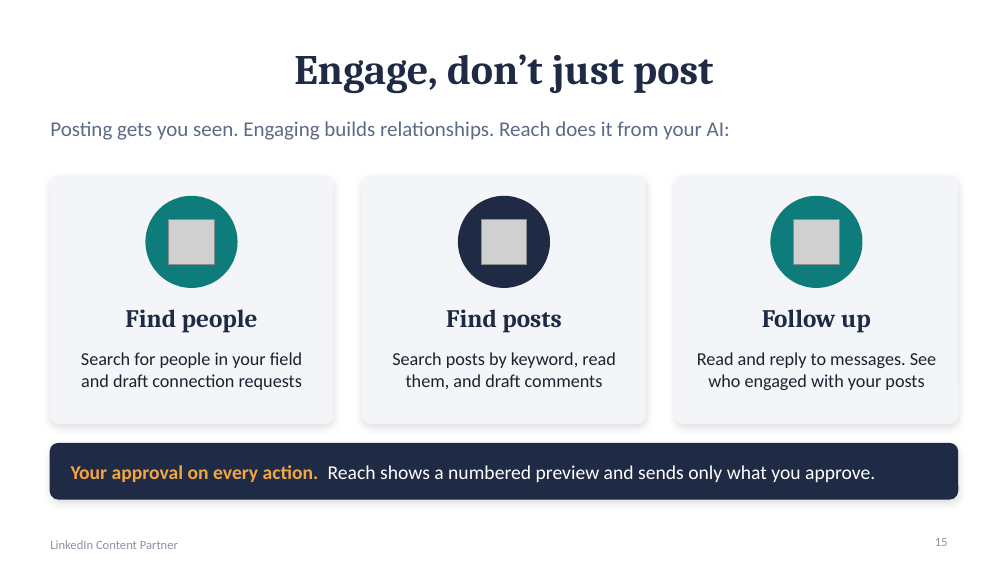
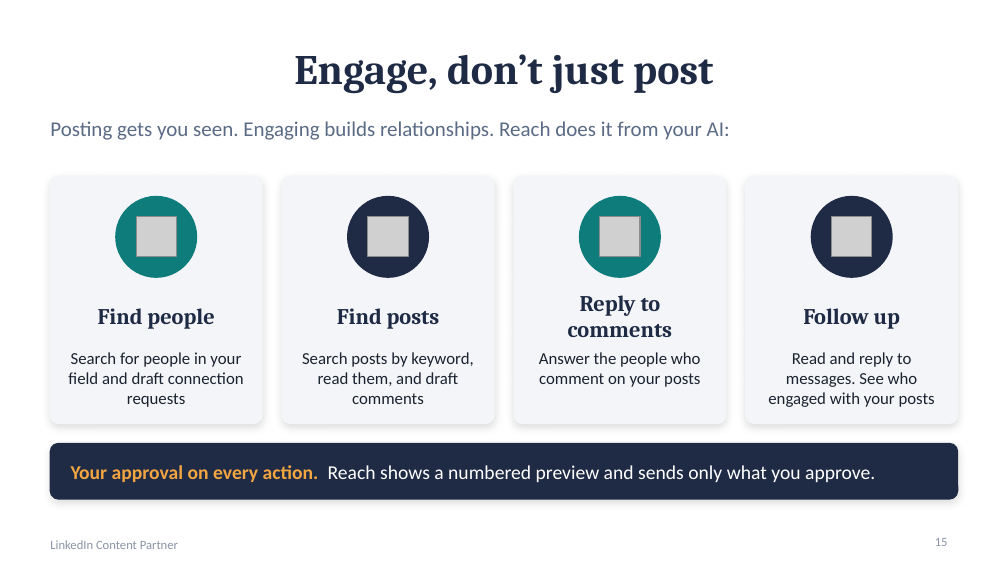
Before and after one commit to crystaljonespmp/LinkedIn-Content-Partner-Automation, a slide deck: slide 15 of PowerPoint/LinkedIn-Content-Partner-Automation-Slides.pptx. Drawn at 1008x567 pixels with LibreOffice and Linux fonts; fonts in the diff are those of the drawing; grey boxes stand for pictures. Boxes give left, top, right and bottom in pixels: in the first picture for what was removed or moved away, otherwise in the second. Text is boxed around its words. In the diff, an @@ line names an element or a change of style, - is before the commit and + after.

```diff
--- a/PowerPoint/LinkedIn-Content-Partner-Automation-Slides.pptx
+++ b/PowerPoint/LinkedIn-Content-Partner-Automation-Slides.pptx
@@ rounded rectangle: place and size @@
-rounded rectangle at [50, 176, 333, 423]
+rounded rectangle at [50, 176, 262, 423]
@@ proportions changed in 3 elements at [50, 176, 262, 423], [746, 176, 958, 423], [282, 176, 494, 423] @@
@@ rounded rectangle: place and size @@
-rounded rectangle at [363, 176, 645, 423]
+rounded rectangle at [282, 176, 494, 423]
@@ rounded rectangle added at [514, 176, 726, 423], fill #F3F5F8, outline #F3F5F8 1 pt @@
@@ rounded rectangle: place and size @@
-rounded rectangle at [675, 176, 958, 423]
+rounded rectangle at [746, 176, 958, 423]
@@ ellipse: place and size @@
-ellipse at [146, 197, 237, 287]
+ellipse at [116, 197, 197, 277]
@@ ellipse: place and size @@
-ellipse at [459, 197, 549, 287]
+ellipse at [348, 197, 428, 277]
@@ ellipse added at [580, 197, 660, 277], fill #0E7C7B, outline #0E7C7B 1 pt @@
@@ ellipse: place and size @@
-ellipse at [771, 197, 862, 287]
+ellipse at [811, 197, 892, 277]
@@ ellipse at [811, 197, 892, 277]: fill #0E7C7B to #1F2A44; outline #0E7C7B 1 pt to #1F2A44 1 pt @@
@@ picture: place and size @@
-picture at [169, 219, 215, 264]
+picture at [136, 217, 176, 257]
@@ picture: place and size @@
-picture at [482, 219, 527, 264]
+picture at [368, 217, 408, 257]
@@ picture added at [600, 217, 640, 257] @@
@@ picture: place and size @@
-picture at [794, 219, 840, 264]
+picture at [832, 217, 872, 257]
@@ text "Find people": place and size @@
-text "Find people" at [125, 309, 258, 333]
+text "Find people" at [98, 308, 214, 329]
@@ size 18 to 16 pt; vertical alignment top to middle in 3 elements at [803, 308, 900, 329], [98, 308, 214, 329], [337, 308, 440, 329] @@
@@ text "Find posts": place and size @@
-text "Find posts" at [446, 309, 561, 333]
+text "Find posts" at [337, 308, 440, 329]
@@ text added at [568, 295, 673, 337], 16 pt, text #1F2A44, bold @@
+Reply to comments
@@ text "Follow up": place and size @@
-text "Follow up" at [762, 309, 871, 333]
+text "Follow up" at [803, 308, 900, 329]
@@ text "Search for people in your ...": place and size @@
-text "Search for people in your ..." at [81, 352, 302, 390]
+text "Search for people in your ..." at [68, 352, 244, 407]
@@ size 13 to 12 pt in 3 elements at [768, 352, 935, 407], [68, 352, 244, 407], [302, 352, 473, 404] @@
@@ text "Search posts by keyword, read ...": place and size @@
-text "Search posts by keyword, read ..." at [392, 352, 615, 389]
+text "Search posts by keyword, read ..." at [302, 352, 473, 404]
@@ text added at [539, 352, 701, 387], 12 pt, text #1B2230 @@
+Answer the people who comment on your posts
@@ text "Read and reply to messages. ...": place and size @@
-text "Read and reply to messages. ..." at [697, 352, 936, 390]
+text "Read and reply to messages. ..." at [768, 352, 935, 407]
```
Also in this commit, not shown: 3 other slides changed, 2 other files.
